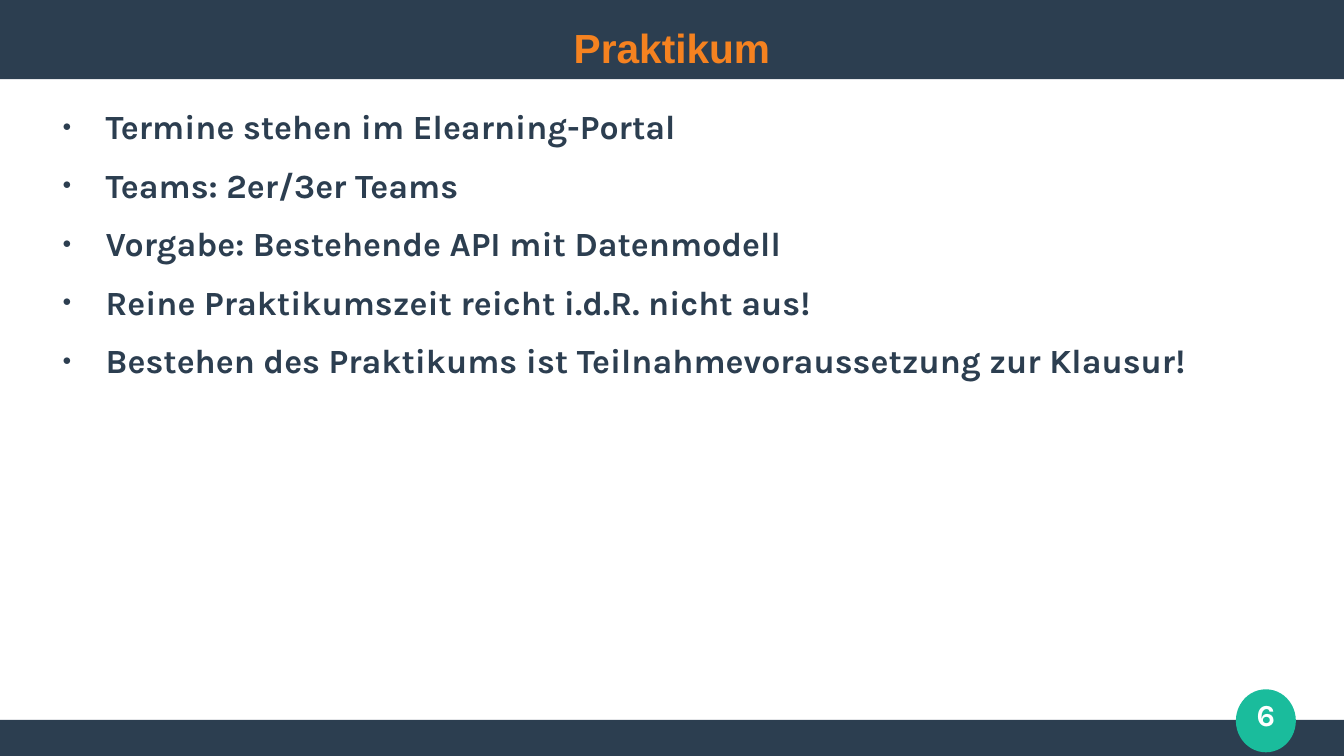
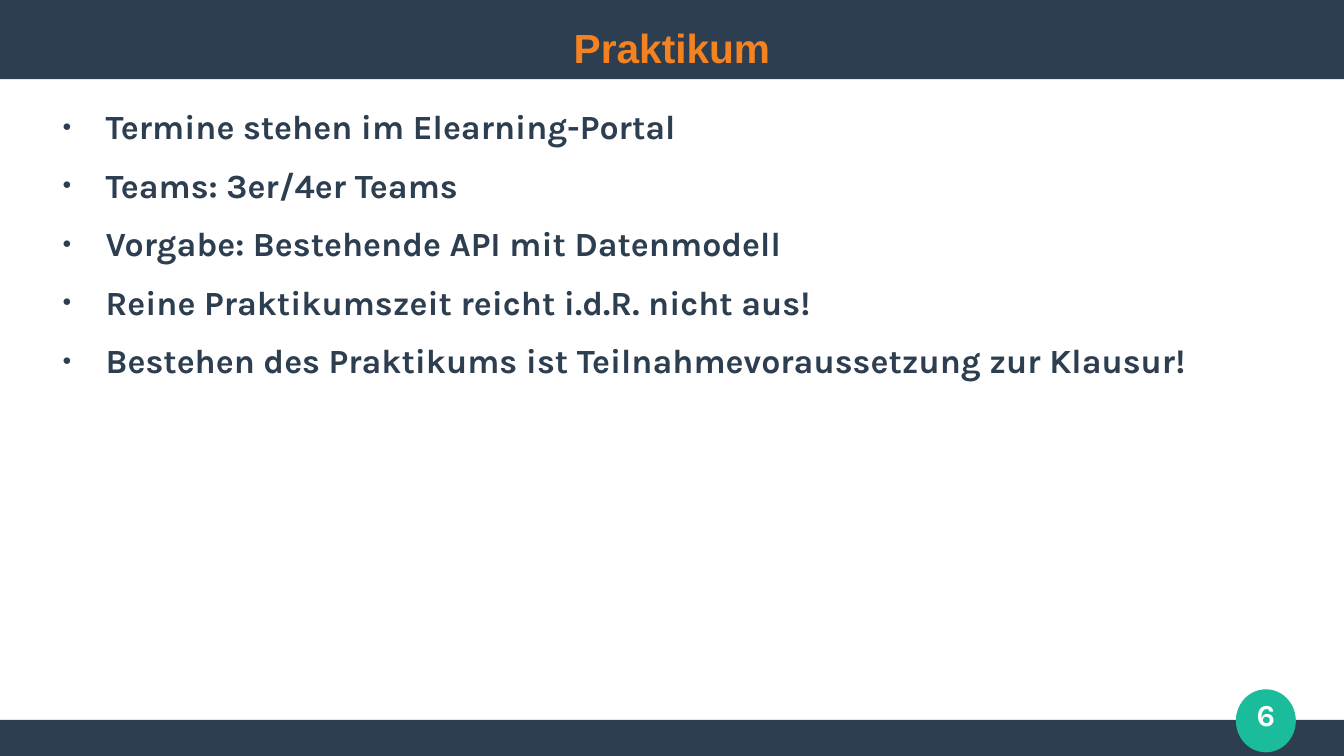
Before and after one commit to ghandmann/HS-AlbSig-WebAnwendungen2, a slide deck: slide 6 of Kapitel/00_Begruessung.odp. Drawn at 1344x756 pixels with LibreOffice and Linux fonts; fonts in the diff are those of the drawing. Boxes give left, top, right and bottom in pixels: in the first picture for what was removed or moved away, otherwise in the second. Text is boxed around its words. In the diff, an @@ line names an element or a change of style, - is before the commit and + after.

Commit message:
updated team size

```diff
--- a/Kapitel/00_Begruessung.odp
+++ b/Kapitel/00_Begruessung.odp
@@ text at <box>106,172,458,201</box>: text changed @@
-● Teams: 2er/3er Teams
+● Teams: 3er/4er Teams
```
